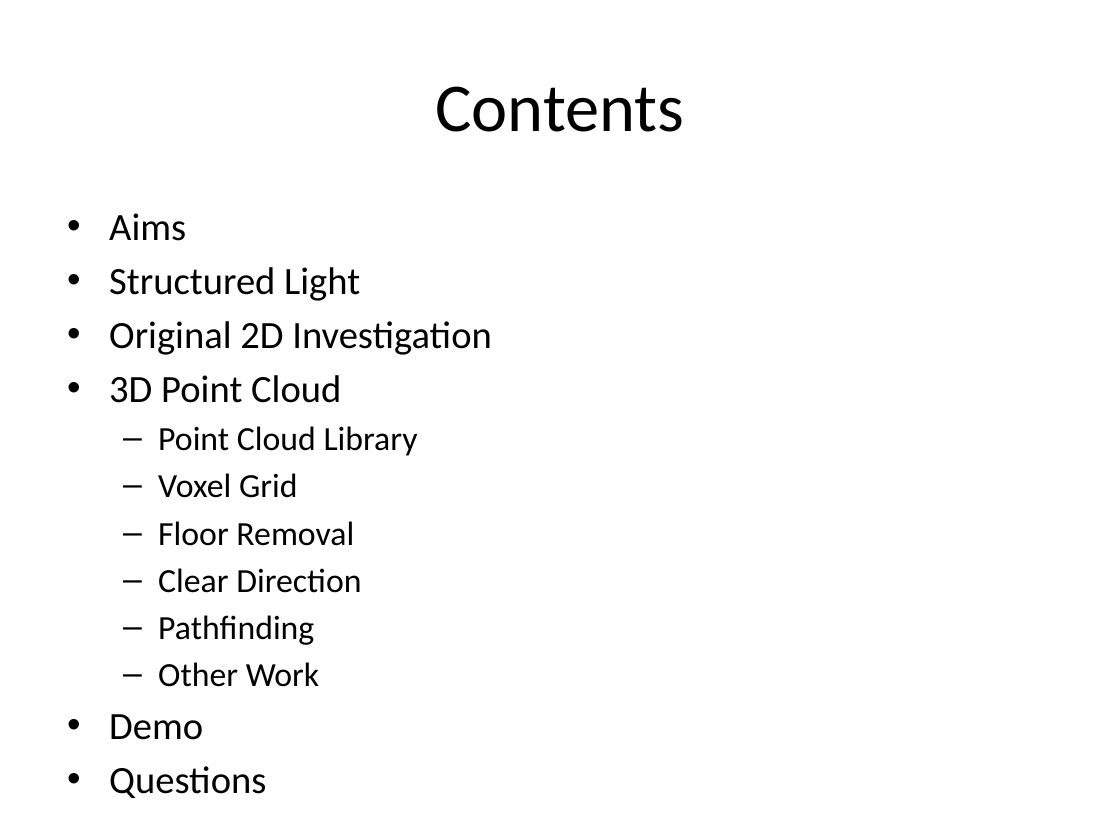
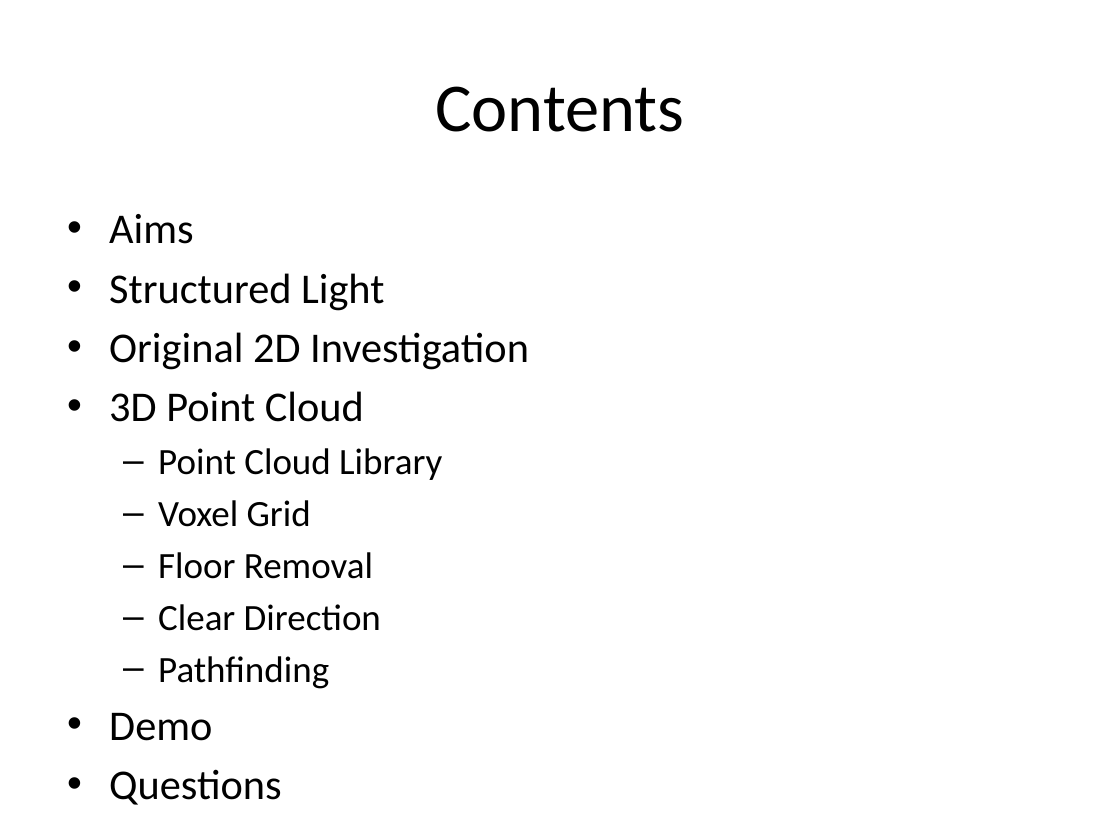
Before and after one commit to michaelwh/kinect-wheelchair, a slide deck: slide 2 of Autonomous Wheelchair using Structured Light.pptx. Drawn at 1120x840 pixels with LibreOffice and Linux fonts; fonts in the diff are those of the drawing. Boxes give left, top, right and bottom in pixels: in the first picture for what was removed or moved away, otherwise in the second. Text is boxed around its words. In the diff, an @@ line names an element or a change of style, - is before the commit and + after.

```diff
--- a/Autonomous Wheelchair using Structured Light.pptx
+++ b/Autonomous Wheelchair using Structured Light.pptx
@@ text "Aims" at box(109, 214, 529, 741): size 24.8 to 27.2 pt in "Aims", "Structured Light", "Original 2D Investigation", "3D Point Cloud" and 2 more places; size 21.7 to 23.8 pt in "Point Cloud Library", "Voxel Grid", "Floor Removal", "Clear Direction" and 1 more places @@
@@ text at box(158, 662, 320, 687): paragraph removed @@
-  – Other Work
```
Also in this commit, not shown: 7 other slides changed, 9 slides added, 2 slides removed.
